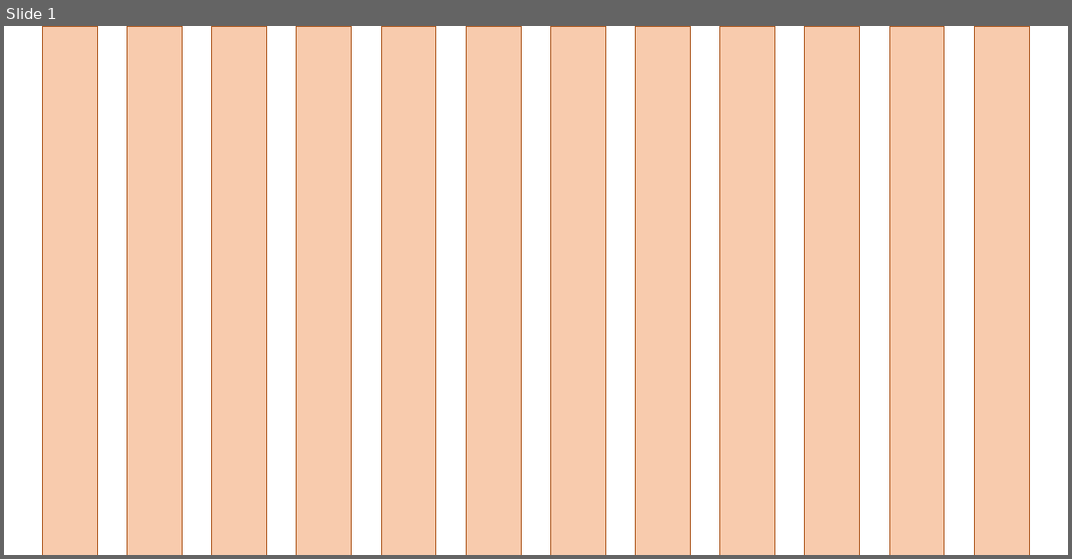
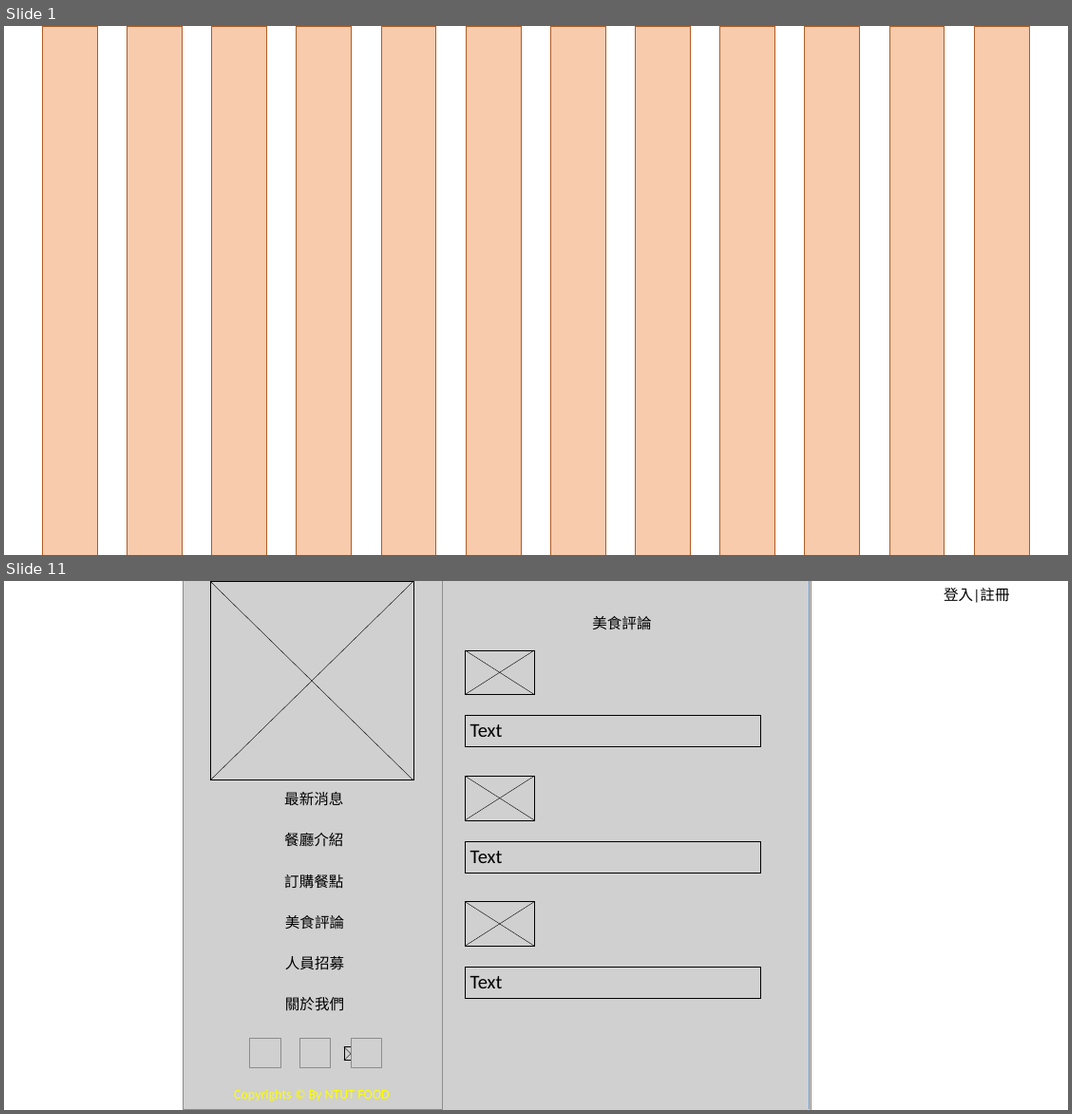
Before and after one commit to zxc22884/minterm, a slide deck: 主頁設計.pptx. Shown one above the other, each under a label of ours: slide 1 before the commit, slides 1 and 11 after it; the slides between them are not shown. The pictures are 1072x559 and 1072x1114 pixels, drawn with LibreOffice and Linux fonts; fonts in the diff are those of the drawing; grey boxes stand for pictures; background and template pictures are left out. Boxes give left, top, right and bottom in pixels: in the first picture for what was removed or moved away, otherwise in the second. Text is boxed around its words. In the diff, an @@ line names an element or a change of style, - is before the commit and + after.

```diff
--- a/主頁設計.pptx
+++ b/主頁設計.pptx
@@ slide 11 added at <box>4,581,1068,1110</box>, background picture (left out) @@
@@ picture added at <box>435,581,812,1110</box> @@
@@ text added at <box>944,588,1009,603</box>, 20 pt, text #000000 @@
+登入|註冊
@@ group added at <box>433,581,810,1109</box>: 8 lines, 6 rectangles, 4 texts @@
+美食評論
+Text
+Text
+Text
@@ group added at <box>184,581,443,1110</box>: 7 texts, 6 lines, 4 pictures, 3 rectangles @@
+餐廳介紹
+最新消息
+訂購餐點
+美食評論
+人員招募
+關於我們
+Copyrights © By NTUT FOOD
@@ group added at <box>184,581,434,1110</box>: 3 rectangles, 2 lines, 1 text @@
+Copyrights © By NTUT FOOD
```
Also in this commit, not shown: 7 slides changed, 6 other slides added, 12 other files.
